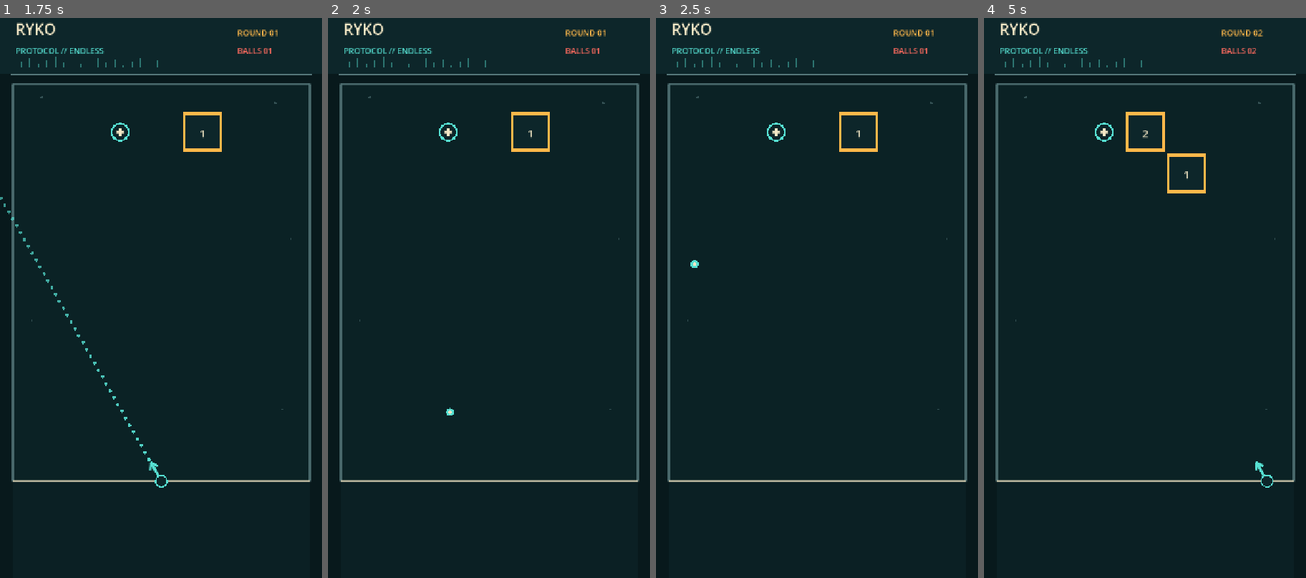
Above: before the commit, frames 1-4 (left to right).
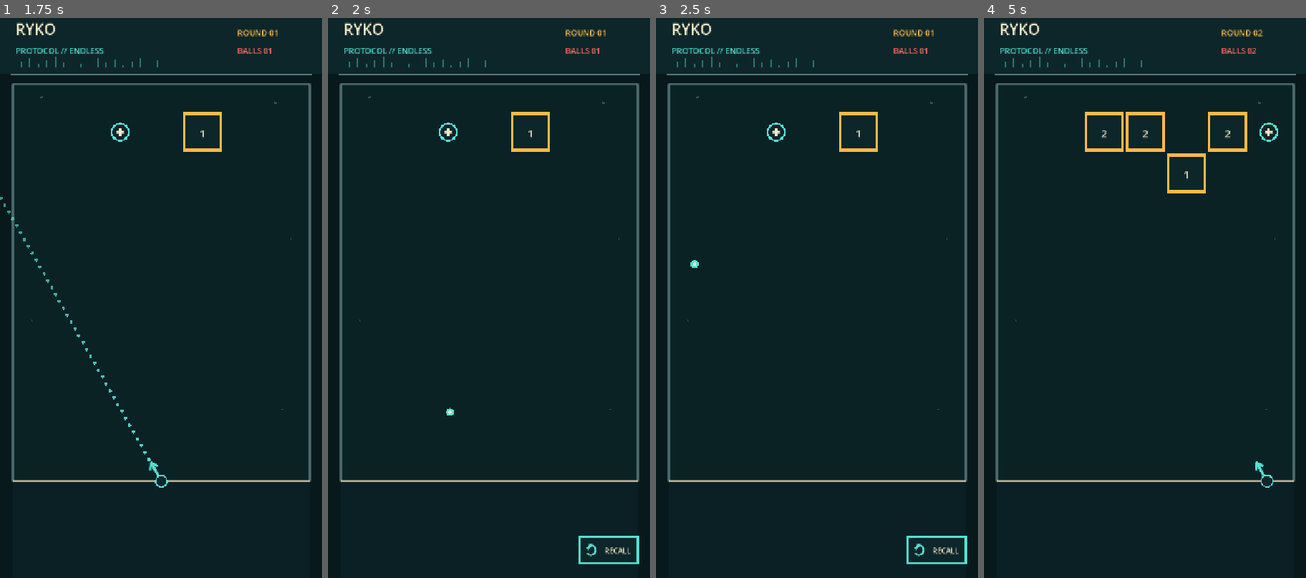
Above: after the commit, the same moments.

Repository: dfagaras/ryko-game
Game: Godot game, scene res://scenes/main.tscn
Two runs of this game, one before a commit and one after it. Both use one fixed random seed, a clock stepped at 60 frames per second and the inputs below.
Inputs (mouse positions are in pixels of both pictures, inside the frame that each line leads up to):
- Up to frame 1 (1.75 s): tap Enter at 0.5 s; move the mouse to (231, 264) at 0.52 s; click (231, 264) at 0.67 s; tap Space at 1.25 s; drag from (96, 320) to (144, 404) at 1.27 s
- Up to frame 2 (2 s): no input
- Up to frame 3 (2.5 s): move the mouse to (849, 163) at 2.02 s; click (849, 163) at 2.17 s
- Up to frame 4 (5 s): tap Enter at 2.75, 4.25 s; drag from (1128, 404) to (1048, 208) at 2.77 s; tap Space at 3.5 s; move the mouse to (1241, 376) at 3.52 s; click (1241, 376) at 3.67 s; drag from (1048, 208) to (1096, 146) at 4.27 s

Frame 1 is identical in both runs. In frame 2, 0.3% of the frame differs, in the area x 77-97%, y 92-98%; in frame 3, 0.3%; in frame 4, 0.7%, in the area x 31-92%, y 16-24%.

Commit message:
feat: add ball recall and regenerative blocks

Diff:
--- a/scripts/main.gd
+++ b/scripts/main.gd
@@ -43,6 +43,8 @@
 const BLOCK_OUTLINE_WIDTH := 6.0
 const DENSE_BLOCK_START_TURN := 10
 const DENSE_BLOCK_MULTIPLIER := 2
+const REGENERATIVE_BLOCK_START_TURN := 12
+const REGENERATIVE_GROWTH := 1.5
 
 const BG := Color("#08191c")
 const PLAYFIELD_BG := Color("#0b2225")
@@ -50,6 +52,7 @@
 const AMBER := Color("#ffb84a")
 const AQUA := Color("#56e0d2")
 const CORAL := Color("#ff6b5f")
+const REGENERATIVE_GREEN := Color("#9ee66f")
 const MUTED := Color("#55777a")
 const CREAM := Color("#f3e7c5")
 
@@ -179,14 +182,27 @@
 	if not square_indices.is_empty() and rng.randf() < _dense_block_spawn_chance():
 		dense_index = square_indices[rng.randi_range(0, square_indices.size() - 1)]
 
+	# Regenerative blocks can use either base shape, but never replace the dense
+	# square selected above. Limit them to one per row while we tune difficulty.
+	var regenerative_index := -1
+	var regenerative_candidates: Array[int] = []
+	for index in range(block_count):
+		if index != dense_index:
+			regenerative_candidates.append(index)
+	if not regenerative_candidates.is_empty() and rng.randf() < _regenerative_block_spawn_chance():
+		regenerative_index = regenerative_candidates[rng.randi_range(0, regenerative_candidates.size() - 1)]
+
 	for index in range(block_count):
 		var column := columns[index]
+		var variant := "regenerative" if index == regenerative_index else "normal"
 		if row_shapes[index] == "triangle":
-			_add_triangle_block(column, row, hp, row_orientations[index])
+			_add_triangle_block(column, row, hp, row_orientations[index], variant)
 		else:
 			var is_dense := index == dense_index
 			var square_hp := hp * DENSE_BLOCK_MULTIPLIER if is_dense else hp
-			_add_square_block(column, row, square_hp, is_dense)
+			if is_dense:
+				variant = "dense"
+			_add_square_block(column, row, square_hp, variant)
 
 	var pickup_column := columns[block_count]
 	pickups.append({
@@ -215,6 +231,16 @@
 	if turn <= 29:
 		return 0.30
 	return 0.38
+
+
+func _regenerative_block_spawn_chance() -> float:
+	if turn < REGENERATIVE_BLOCK_START_TURN:
+		return 0.0
+	if turn <= 19:
+		return 0.18
+	if turn <= 29:
+		return 0.24
+	return 0.30
 
 
 func _shuffled_columns() -> Array[int]:
@@ -229,7 +255,7 @@
 	return result
 
 
-func _add_square_block(column: int, row: int, hp: int, is_dense: bool = false) -> void:
+func _add_square_block(column: int, row: int, hp: int, variant: String = "normal") -> void:
 	var body := StaticBody2D.new()
 	body.position = _cell_center(column, row)
 	body.set_meta("kind", "block")
@@ -243,8 +269,8 @@
 	blocks.append({
 		"body": body,
 		"shape": "square",
-		"variant": "dense" if is_dense else "normal",
-		"hp_multiplier": DENSE_BLOCK_MULTIPLIER if is_dense else 1,
+		"variant": variant,
+		"hp_multiplier": DENSE_BLOCK_MULTIPLIER if variant == "dense" else 1,
 		"hp": hp,
 		"position": body.position,
 		"column": column,
@@ -253,7 +279,7 @@
 	})
 
 
-func _add_triangle_block(column: int, row: int, hp: int, orientation: String) -> void:
+func _add_triangle_block(column: int, row: int, hp: int, orientation: String, variant: String = "normal") -> void:
 	var body := StaticBody2D.new()
 	body.position = _cell_center(column, row)
 	body.set_meta("kind", "block")
@@ -265,7 +291,7 @@
 	blocks.append({
 		"body": body,
 		"shape": "triangle",
-		"variant": "normal",
+		"variant": variant,
 		"hp_multiplier": 1,
 		"hp": hp,
 		"position": body.position,
@@ -324,6 +350,13 @@
 			_start_new_run()
 		elif event is InputEventMouseButton and event.button_index == MOUSE_BUTTON_LEFT and event.pressed:
 			_start_new_run()
+		return
+
+	if state == TurnState.FIRING:
+		if event is InputEventScreenTouch and event.pressed and _recall_button_rect().has_point(event.position):
+			_recall_volley()
+		elif event is InputEventMouseButton and event.button_index == MOUSE_BUTTON_LEFT and event.pressed and _recall_button_rect().has_point(event.position):
+			_recall_volley()
 		return
 
 	if state != TurnState.AIMING:
@@ -395,6 +428,38 @@
 	first_return_recorded = false
 	next_launcher_x = launcher.x
 	balls.clear()
+	queue_redraw()
+
+
+func _recall_button_rect() -> Rect2:
+	return Rect2(Vector2(W - 158.0, H - 92.0), Vector2(130.0, 58.0))
+
+
+func _recall_volley() -> void:
+	if state != TurnState.FIRING:
+		return
+
+	# If no ball has returned naturally, recalling keeps the existing launcher
+	# position. Otherwise, the first natural return remains authoritative.
+	if not first_return_recorded:
+		next_launcher_x = launcher.x
+		first_return_recorded = true
+
+	# Cancel balls that were still waiting in the launch queue and safely remove
+	# every active ball before advancing the board.
+	launched_ball_count = ball_count
+	for entry in balls:
+		if bool(entry["returned"]):
+			continue
+		entry["returned"] = true
+		var body: CharacterBody2D = entry["body"] as CharacterBody2D
+		if is_instance_valid(body):
+			body.collision_layer = 0
+			body.queue_free()
+		entry["body"] = null
+	active_ball_count = 0
+	_finish_volley()
+	queue_redraw()
 
 
 func _spawn_volley_ball() -> void:
@@ -496,12 +561,24 @@
 
 
 func _finish_volley() -> void:
+	_regenerate_surviving_blocks()
 	balls.clear()
 	launcher.x = next_launcher_x
 	launcher.y = RETURN_Y
 	ball_count += pending_ball_bonus
 	pending_ball_bonus = 0
 	_begin_board_advance()
+
+
+func _regenerate_surviving_blocks() -> void:
+	for item in blocks:
+		if String(item.get("variant", "normal")) != "regenerative":
+			continue
+		var body: StaticBody2D = item["body"] as StaticBody2D
+		if not is_instance_valid(body):
+			continue
+		var current_hp := int(item["hp"])
+		item["hp"] = int(floor(float(current_hp) * REGENERATIVE_GROWTH))
 
 
 func _begin_board_advance() -> void:
@@ -600,6 +677,8 @@
 			_draw_aim_guide()
 
 	_draw_active_balls()
+	if state == TurnState.FIRING:
+		_draw_recall_button()
 	if state == TurnState.GAME_OVER:
 		_draw_game_over()
 
@@ -684,17 +763,27 @@
 		var center: Vector2 = item["position"]
 		var label_center := center
 		var hp := str(item["hp"])
+		var variant := String(item.get("variant", "normal"))
+		var is_regenerative := variant == "regenerative"
 		if item["shape"] == "square":
 			var rect := Rect2(center - Vector2(CELL, CELL) * 0.5, Vector2(CELL, CELL))
-			var is_dense := String(item.get("variant", "normal")) == "dense"
+			var is_dense := variant == "dense"
+			var border_color := AMBER
+			if is_dense:
+				border_color = AQUA
+			elif is_regenerative:
+				border_color = REGENERATIVE_GREEN
 			# Draw the border as an outer solid shape plus an inset fill. Unlike a
 			# centered stroke, this can never overlap a neighbouring cell.
-			draw_rect(rect, AQUA if is_dense else AMBER, true)
+			draw_rect(rect, border_color, true)
 			draw_rect(rect.grow(-BLOCK_OUTLINE_WIDTH), PANEL, true)
 			if is_dense:
 				var inner_border := rect.grow(-(BLOCK_OUTLINE_WIDTH + 7.0))
 				draw_rect(inner_border, AQUA, false, 3.0, true)
 				_draw_centered_label("x2", center + Vector2(0.0, -28.0), 13, CORAL)
+				label_center.y += 7.0
+			elif is_regenerative:
+				_draw_centered_label("R", center + Vector2(0.0, -28.0), 13, REGENERATIVE_GREEN)
 				label_center.y += 7.0
 		else:
 			var local_points := _triangle_local_points(String(item["orientation"]))
@@ -709,9 +798,27 @@
 			var inner_points := PackedVector2Array()
 			for point in inner_local_points:
 				inner_points.append(center + point)
-			draw_colored_polygon(points, CORAL)
+			draw_colored_polygon(points, REGENERATIVE_GREEN if is_regenerative else CORAL)
 			draw_colored_polygon(inner_points, PANEL)
+			if is_regenerative:
+				_draw_centered_label("R", label_center + Vector2(0.0, -24.0), 13, REGENERATIVE_GREEN)
+				label_center.y += 7.0
 		_draw_centered_label(hp, label_center, 24, CREAM)
+
+
+func _draw_recall_button() -> void:
+	var rect := _recall_button_rect()
+	draw_rect(rect, Color(PANEL, 0.96), true)
+	draw_rect(rect, AQUA, false, 3.0, true)
+	var icon_center := Vector2(rect.position.x + 25.0, rect.get_center().y)
+	draw_arc(icon_center, 11.0, -PI * 0.65, PI * 0.75, 20, AQUA, 3.0, true)
+	var arrow_tip := icon_center + Vector2(-10.0, -7.0)
+	draw_colored_polygon(PackedVector2Array([
+		arrow_tip,
+		arrow_tip + Vector2(10.0, -2.0),
+		arrow_tip + Vector2(4.0, 8.0)
+	]), AQUA)
+	_draw_centered_label("RECALL", Vector2(rect.position.x + 85.0, rect.get_center().y), 16, CREAM)
 
 
 func _draw_centered_label(text: String, center: Vector2, font_size: int, color: Color) -> void:
